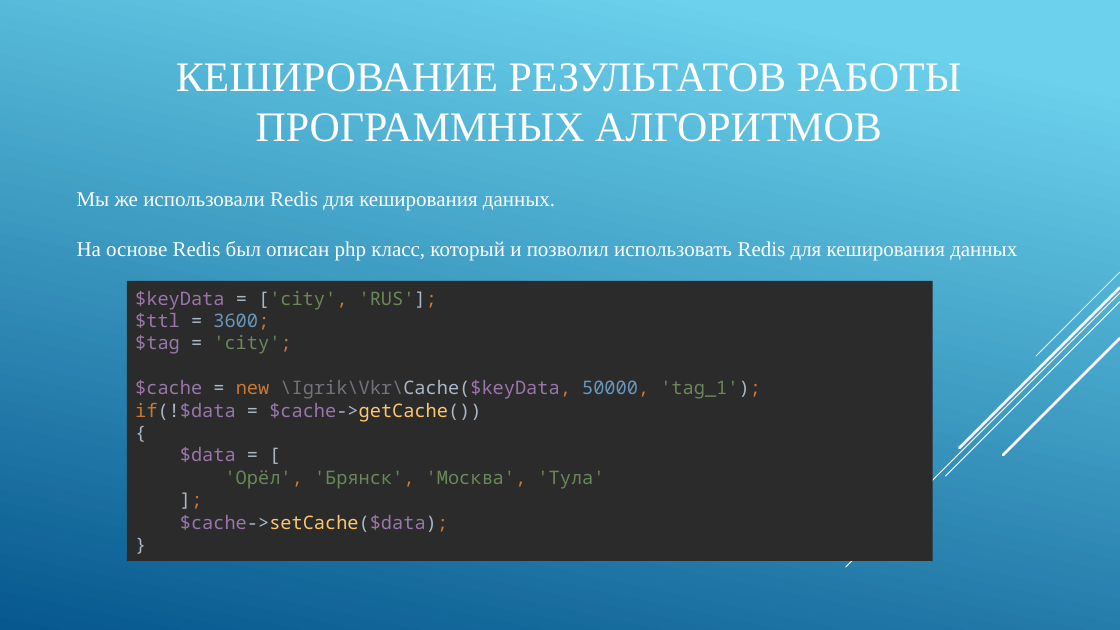
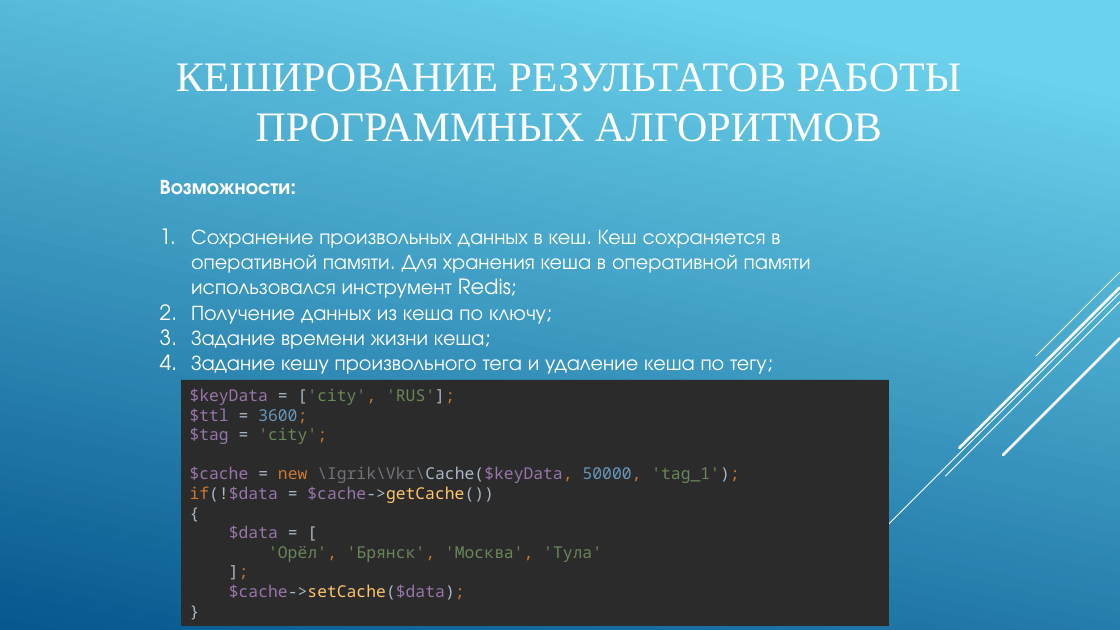
Before and after one commit to IgorTyutyunov/-, a slide deck: slide 10 of ВКР_5.pptx (slide 13 before the commit). Drawn at 1120x630 pixels with LibreOffice and Linux fonts; fonts in the diff are those of the drawing. Boxes give left, top, right and bottom in pixels: in the first picture for what was removed or moved away, otherwise in the second. Text is boxed around its words. In the diff, an @@ line names an element or a change of style, - is before the commit and + after.

```diff
--- a/ВКР_5.pptx
+++ b/ВКР_5.pptx
@@ text removed at (x1=77, y1=191, x2=1017, y2=261) @@
-Мы же использовали Redis для кеширования данных.
-На основе Redis был описан php класс, который и позволил использовать Redis для кеширования данных
@@ text added at (x1=160, y1=180, x2=811, y2=374), 18 pt, text #FFFFFF @@
+Возможности:
+1. Сохранение произвольных данных в кеш. Кеш сохраняется в оперативной памяти. Для хранения кеша в оперативной памяти использовался инструмент Redis;
+2. Получение данных из кеша по ключу;
+3. Задание времени жизни кеша;
+4. Задание кешу произвольного тега и удаление кеша по тегу;
@@ rectangle "$keyData = ['city', 'RUS']; $ttl ..." resized from (x1=127, y1=281, x2=933, y2=560) to (x1=181, y1=380, x2=890, y2=626) @@
@@ rectangle "$keyData = ['city', 'RUS']; $ttl ..." at (x1=181, y1=380, x2=890, y2=626): size 16 to 14 pt @@
```
Also in this commit, not shown: 5 other slides changed, 11 slides added, 10 slides removed, 1 other file.
